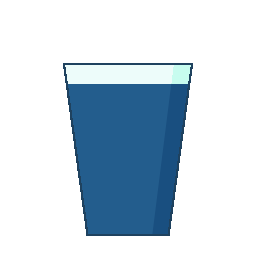
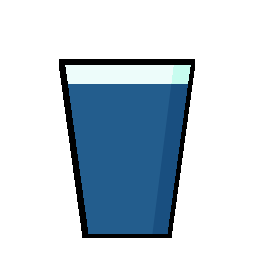
Layer changes from the first (256, 256) image to the second:
painted on "stobe_outline" over [59, 59, 195, 238]
